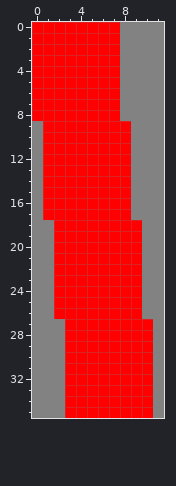
Pixel-art sprite, stored at assets/pruebasprite03.png. Above: the version before the commit.
The file is 12x36 pixels.
Once edited:
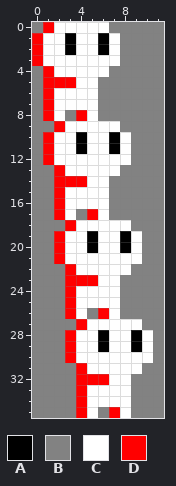
Palette (. is transparent): A #000000  B #828282  C #ffffff  D #ff0000
The exact change:
Changed rows in their new state; - is an unchanged pixel.
first column x 0:
 0 B-CCCCCB---
 1 -CCACCAC---
 2 -CCACCAC---
 3 -CCCCCCC---
 4 B-CCCCCB---
 5 B---CCBB---
 6 B-CCCCBB---
 7 B-CCCCBB---
 8 B-CB-CBB---
 9 -B-CCCCCB--
10 --CCACCAC--
11 --CCACCAC--
12 --CCCCCCC--
13 -B-CCCCCB--
14 -B---CCBB--
15 -B-CCCCBB--
16 -B-CCCCBB--
17 -B-CB-CBB--
18 --B-CCCCCB-
19 ---CCACCAC-
20 ---CCACCAC-
21 ---CCCCCCC-
22 --B-CCCCCB-
23 --B---CCBB-
24 --B-CCCCBB-
25 --B-CCCCBB-
26 --B-CB-CBB-
27 ---B-CCCCCB
28 ----CCACCAC
29 ----CCACCAC
30 ----CCCCCCC
31 ---B-CCCCCB
32 ---B---CCBB
33 ---B-CCCCBB
34 ---B-CCCCBB
35 ---B-CB-CBB
